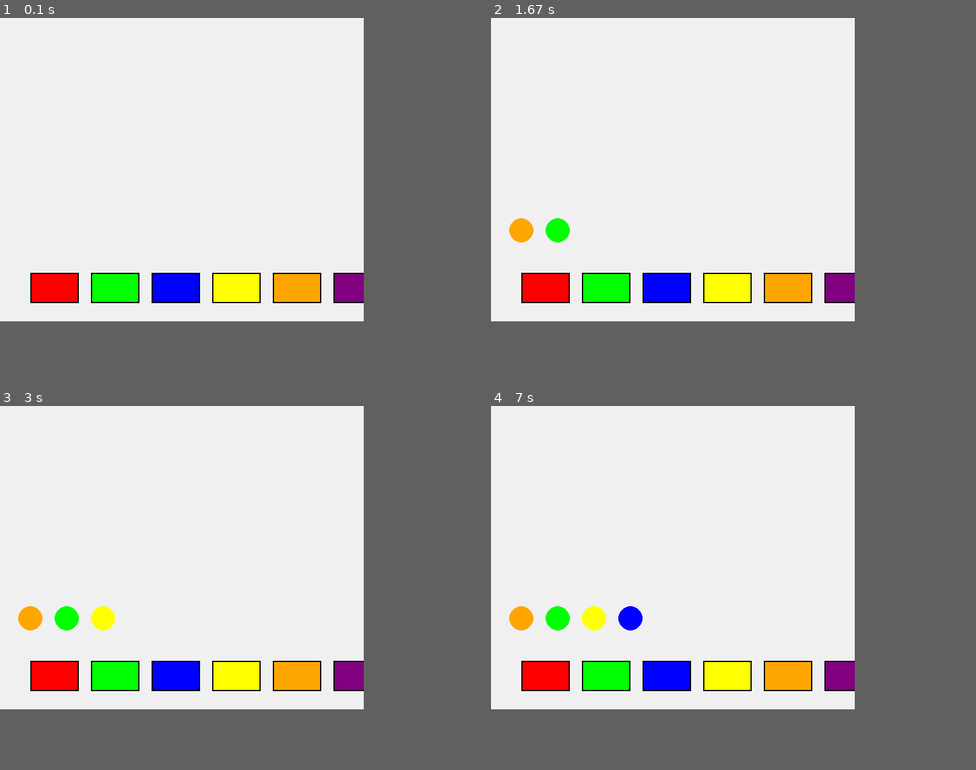
Above: before the commit, frames 1-4 (two rows, left to right).
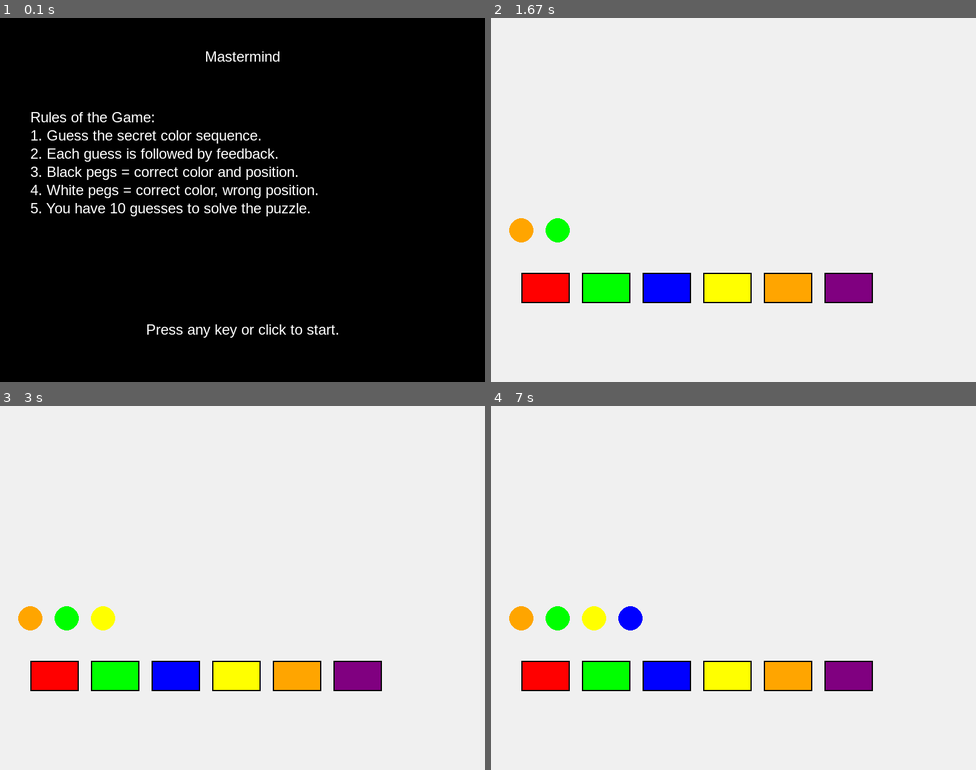
Above: after the commit, the same moments.

Repository: ki4rex/Mastermind
Game: pygame game, started from PyGamesMastermind.py
Same seed, same stepped clock (60 frames per second), same inputs: the game is played once before the commit and once after it.
Inputs (mouse positions are in pixels of both pictures, inside the frame that each line leads up to):
- Up to frame 1 (0.1 s): no input
- Up to frame 2 (1.67 s): click (733, 200) at 0.38 s; click (782, 280) at 0.72 s; click (583, 287) at 1.05 s
- Up to frame 3 (3 s): click (218, 682) at 2.38 s
- Up to frame 4 (7 s): click (660, 693) at 6.72 s
In our replay, the window is 600x500 before the commit and 800x600 after it. These sizes can differ from the game's own. Grey fills any space a smaller window leaves; there, only what the larger window draws over its background counts as a difference.

The runs differ from the first frame. In frame 1, 61% of the frame differs, in the area x 0-75%, y 0-88%; in frame 2, 0.3%; in frame 3, 0.3%; in frame 4, 0.3%.

Commit message:
Update PyGamesMastermind.py
added a splash screen and modified the size of the playing field

Diff:
--- a/PyGamesMastermind.py
+++ b/PyGamesMastermind.py
@@ -5,12 +5,11 @@
 pygame.init()
 
 # Constants
-SCREEN_WIDTH, SCREEN_HEIGHT = 600, 500
+SCREEN_WIDTH, SCREEN_HEIGHT = 800, 600
 GRID_ROWS = 10  # Number of guesses allowed
-GRID_COLS = 4  # Number of pegs per guess
+GRID_COLS = 4   # Number of pegs per guess
 PEG_RADIUS = 20
 COLORS = [(255, 0, 0), (0, 255, 0), (0, 0, 255), (255, 255, 0), (255, 165, 0), (128, 0, 128)]  # Red, Green, Blue, Yellow, Orange, Purple
-COLOR_NAMES = ['Red', 'Green', 'Blue', 'Yellow', 'Orange', 'Purple']
 BLACK = (0, 0, 0)
 WHITE = (255, 255, 255)
 BACKGROUND_COLOR = (240, 240, 240)
@@ -75,8 +74,50 @@
                 return True  # Game won
         return False  # Game continues
 
+# Function to display the splash screen
+def display_splash_screen():
+    splash_screen = True
+    while splash_screen:
+        screen.fill(BLACK)
+
+        # Display game title and rules
+        title_text = font.render("Mastermind", True, WHITE)
+        rules_text = font.render("Rules of the Game:", True, WHITE)
+        rule1_text = font.render("1. Guess the secret color sequence.", True, WHITE)
+        rule2_text = font.render("2. Each guess is followed by feedback.", True, WHITE)
+        rule3_text = font.render("3. Black pegs = correct color and position.", True, WHITE)
+        rule4_text = font.render("4. White pegs = correct color, wrong position.", True, WHITE)
+        rule5_text = font.render("5. You have 10 guesses to solve the puzzle.", True, WHITE)
+        start_text = font.render("Press any key or click to start.", True, WHITE)
+
+        # Position the text
+        screen.blit(title_text, (SCREEN_WIDTH // 2 - title_text.get_width() // 2, 50))
+        screen.blit(rules_text, (50, 150))
+        screen.blit(rule1_text, (50, 180))
+        screen.blit(rule2_text, (50, 210))
+        screen.blit(rule3_text, (50, 240))
+        screen.blit(rule4_text, (50, 270))
+        screen.blit(rule5_text, (50, 300))
+        screen.blit(start_text, (SCREEN_WIDTH // 2 - start_text.get_width() // 2, SCREEN_HEIGHT - 100))
+
+        pygame.display.flip()
+
+        # Wait for user to click or press a key
+        for event in pygame.event.get():
+            if event.type == pygame.QUIT:
+                pygame.quit()
+                return False  # Exit the program
+            elif event.type == pygame.MOUSEBUTTONDOWN or event.type == pygame.KEYDOWN:
+                splash_screen = False  # Exit splash screen
+
+    return True
+
 # Pygame loop
 def main():
+    # Display the splash screen with rules
+    if not display_splash_screen():
+        return  # Exit if user closes the splash screen
+
     game = MastermindGame()
     running = True
     game_won = False
